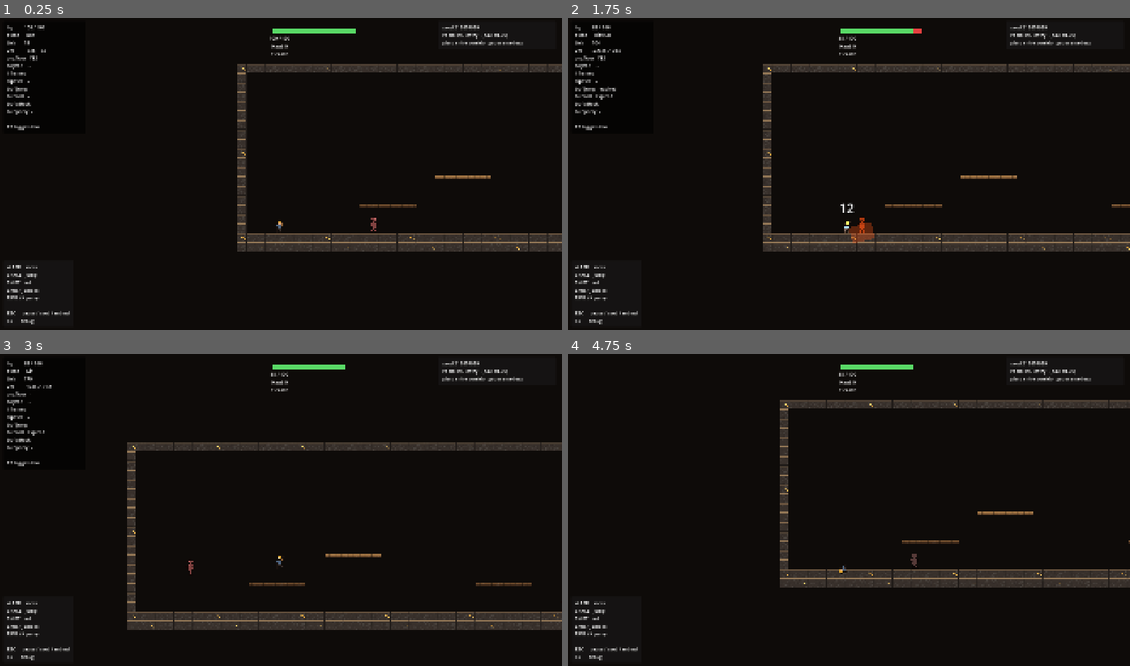
Above: before the commit, frames 1-4 (two rows, left to right).
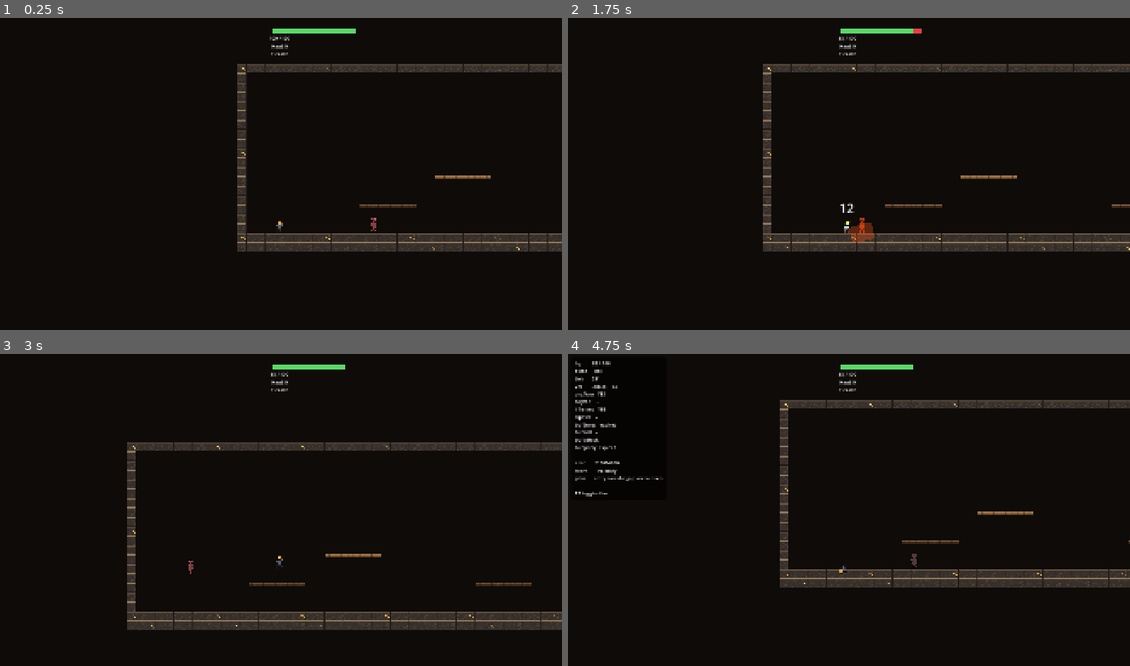
Above: after the commit, the same moments.

Repository: dlepi24/dungeon-delve
Game: Godot game, scene res://src/rooms/delve_run.tscn
Two runs of this game, one before a commit and one after it. Both use one fixed random seed, a clock stepped at 60 frames per second and the inputs below. This scene is started directly instead of the project's main scene.
Inputs (mouse positions are in pixels of both pictures, inside the frame that each line leads up to):
- Up to frame 1 (0.25 s): no input
- Up to frame 2 (1.75 s): tap Enter at 0.5 s; move the mouse to (972, 158) at 0.52 s; hold D (move_right) 0.53-1.28 s; click (972, 158) at 0.6 s; tap Space (jump) at 0.77, 1.07, 1.52 s; right-click (972, 158) at 0.8 s; move the mouse to (736, 189) at 1.27 s; hold S (move_down) from 1.28 s (still down); right-click (736, 189) at 1.35 s; tap Shift (roll) at 1.55 s
- Up to frame 3 (3 s): tap Space (jump) at 1.82, 2.85 s; move the mouse to (337, 441) at 2.02 s; release S (move_down) at 2.03 s; hold D (move_right) 2.03-2.78 s; hold Space (jump) 2.03-2.78 s; tap Shift (roll) at 2.1 s; move the mouse to (252, 572) at 2.77 s; hold W (move_up) from 2.78 s (still down)
- Up to frame 4 (4.75 s): tap Space (jump) at 3.02, 3.32, 3.77, 4.07, 4.52 s; click (820, 572) at 3.05 s; move the mouse to (1017, 556) at 3.52 s; release W (move_up) at 3.53 s; hold A (move_left) from 3.53 s (still down); click (1017, 556) at 3.6 s; right-click (1017, 556) at 3.8 s; tap F3 (debug_toggle) at 4.15 s; move the mouse to (680, 463) at 4.27 s; tap 1 (consumable_1) at 4.35 s; tap Shift (roll) at 4.55 s

The runs differ from the first frame. In frame 1, 1.2% of the frame differs, in the area x 1-94%, y 2-99%; in frame 2, 1.3%; in frame 3, 1.2%; in frame 4, 1.4%.

Commit message:
Ship the debug overlay hidden and fold the dev delve HUD into it
F3 still toggles the overlay; it now also shows seed/room/plan when a
run is active. The always-on seed panel and the WASD wall are gone from
the delve. The GameState.depth write moves from the deleted HUD into
Delve._advance — a HUD was the only thing keeping the depth economy
correct, which is exactly the kind of coupling that bites.

Co-Authored-By: Claude Fable 5 <noreply@anthropic.com>

Diff:
--- a/src/rooms/delve.gd
+++ b/src/rooms/delve.gd
@@ -137,6 +137,10 @@
 		# Cleared the whole mine. The coordinator treats this as a forced extract.
 		Events.delve_completed.emit()
 		return
+	# Depth is run state and the Delve is the thing that knows it. This write used
+	# to live in the dev HUD, which meant deleting a HUD could silently break the
+	# depth-pays-more economy.
+	GameState.depth = _index
 	_load_room(_plan[_index])
 	Events.room_entered.emit(_index, String(_plan[_index]))
 
--- a/src/rooms/delve_run.tscn
+++ b/src/rooms/delve_run.tscn
@@ -8,7 +8,6 @@
 [ext_resource type="Script" path="res://src/systems/follow_camera.gd" id="3_cam"]
 [ext_resource type="PackedScene" path="res://src/ui/debug_overlay.tscn" id="4_overlay"]
 [ext_resource type="PackedScene" path="res://src/ui/hud.tscn" id="5_hud"]
-[ext_resource type="PackedScene" path="res://src/ui/delve_hud.tscn" id="6_dhud"]
 [ext_resource type="PackedScene" path="res://src/ui/buff_hud.tscn" id="23_buff"]
 [ext_resource type="PackedScene" path="res://src/ui/pause_menu.tscn" id="7_pause"]
 [ext_resource type="Script" path="res://src/rooms/run_coordinator.gd" id="20_coord"]
@@ -47,38 +46,6 @@
 [node name="BuffHud" parent="." instance=ExtResource("23_buff") node_paths=PackedStringArray("player")]
 player = NodePath("../Player")
 
-[node name="DelveHud" parent="." instance=ExtResource("6_dhud")]
-
-[node name="ControlsHint" type="CanvasLayer" parent="."]
-
-[node name="Panel" type="PanelContainer" parent="ControlsHint"]
-anchors_preset = 2
-anchor_top = 1.0
-anchor_bottom = 1.0
-offset_left = 20.0
-offset_top = -150.0
-offset_right = 260.0
-offset_bottom = -20.0
-grow_vertical = 0
-
-[node name="Margin" type="MarginContainer" parent="ControlsHint/Panel"]
-layout_mode = 2
-theme_override_constants/margin_left = 14
-theme_override_constants/margin_top = 10
-theme_override_constants/margin_right = 14
-theme_override_constants/margin_bottom = 10
-
-[node name="Label" type="Label" parent="ControlsHint/Panel/Margin"]
-layout_mode = 2
-text = "WASD    move
-SPACE   jump
-SHIFT   roll
-LMB / J attack
-RMB / K parry
-
-ESC     pause / seed / rebind
-F3      debug"
-
 [node name="PauseMenu" parent="." instance=ExtResource("7_pause") node_paths=PackedStringArray("delve")]
 delve = NodePath("../Delve")
 
--- a/src/ui/debug_overlay.gd
+++ b/src/ui/debug_overlay.gd
@@ -11,8 +11,9 @@
 @export var player: Player
 @export var dummy: TrainingDummy
 ## Toggled with the debug_toggle action (F3). A dev tool, not a combat verb, so it
-## does not spend from the GDD's ~10 verb budget.
-@export var start_visible: bool = true
+## does not spend from the GDD's ~10 verb budget. Ships hidden: a debug panel on
+## by default reads as a broken game, and M7 is the "reads like a game" pass.
+@export var start_visible: bool = false
 
 @onready var _label: Label = $Panel/Margin/Label
 
@@ -21,11 +22,15 @@
 const PARRY_FLASH_TICKS: int = 40
 
 var _parry_flash: int = 0
+## Current room id, from room_entered. Dev info that used to live on the
+## always-visible delve HUD; the seed and full plan are F3 material, not player UI.
+var _room_id: String = ""
 
 
 func _ready() -> void:
 	visible = start_visible
 	Events.parry_succeeded.connect(_on_parry_succeeded)
+	Events.room_entered.connect(func(_index: int, room_id: String) -> void: _room_id = room_id)
 
 
 func _on_parry_succeeded() -> void:
@@ -60,6 +65,14 @@
 		lines.append("")
 		lines.append("dummy      %s" % dummy.get_state_name())
 		lines.append("dummy hp   %d" % roundi(dummy.health))
+	if GameState.run_active:
+		var plan: String = ""
+		for id: StringName in GameState.run_plan:
+			plan += "%s " % id
+		lines.append("")
+		lines.append("seed       %s" % GameState.seed_text())
+		lines.append("room       %d/%d %s" % [GameState.depth + 1, GameState.run_plan.size(), _room_id])
+		lines.append("plan       %s" % plan.strip_edges())
 	if _parry_flash > 0:
 		lines.append("")
 		lines.append(">>> PARRY <<<")
--- a/src/ui/delve_hud.gd
+++ /dev/null
@@ -1,39 +0,0 @@
-extends CanvasLayer
-## Shows the seed and how deep you are. Dev-facing for now.
-##
-## The seed is on screen because M4's whole exit criterion is "the same seed
-## produces the same delve" — you cannot check that by playing unless you can
-## see which seed you are playing.
-
-@onready var _label: Label = $Panel/Margin/Label
-
-var _room_id: String = "?"
-var _index: int = 0
-
-
-func _ready() -> void:
-	Events.room_entered.connect(_on_room_entered)
-	Events.delve_completed.connect(_on_delve_completed)
-	_refresh()
-
-
-func _on_room_entered(index: int, room_id: String) -> void:
-	_index = index
-	_room_id = room_id
-	GameState.depth = index
-	_refresh()
-
-
-func _on_delve_completed() -> void:
-	_room_id = "COMPLETE"
-	_refresh()
-
-
-func _refresh() -> void:
-	var plan: String = ""
-	for id: StringName in GameState.run_plan:
-		plan += "%s " % id
-	_label.text = "seed %s\nroom %d/%d  %s   (haul x%.2f)\nplan: %s" % [
-		GameState.seed_text(), _index + 1, GameState.run_plan.size(), _room_id,
-		GameState.depth_haul_multiplier(), plan.strip_edges(),
-	]
--- a/src/ui/delve_hud.tscn
+++ /dev/null
@@ -1,26 +0,0 @@
-[gd_scene load_steps=2 format=3]
-[ext_resource type="Script" path="res://src/ui/delve_hud.gd" id="1_dh"]
-
-[node name="DelveHud" type="CanvasLayer"]
-script = ExtResource("1_dh")
-
-[node name="Panel" type="PanelContainer" parent="."]
-anchors_preset = 1
-anchor_left = 1.0
-anchor_right = 1.0
-offset_left = -420.0
-offset_top = 20.0
-offset_right = -20.0
-offset_bottom = 110.0
-grow_horizontal = 0
-
-[node name="Margin" type="MarginContainer" parent="Panel"]
-layout_mode = 2
-theme_override_constants/margin_left = 14
-theme_override_constants/margin_top = 10
-theme_override_constants/margin_right = 14
-theme_override_constants/margin_bottom = 10
-
-[node name="Label" type="Label" parent="Panel/Margin"]
-layout_mode = 2
-text = "seed"
Not shown: 1 places in src/rooms/delve_run.tscn that only renumber resources
Not shown, added: src/systems/cursor.gd.uid
